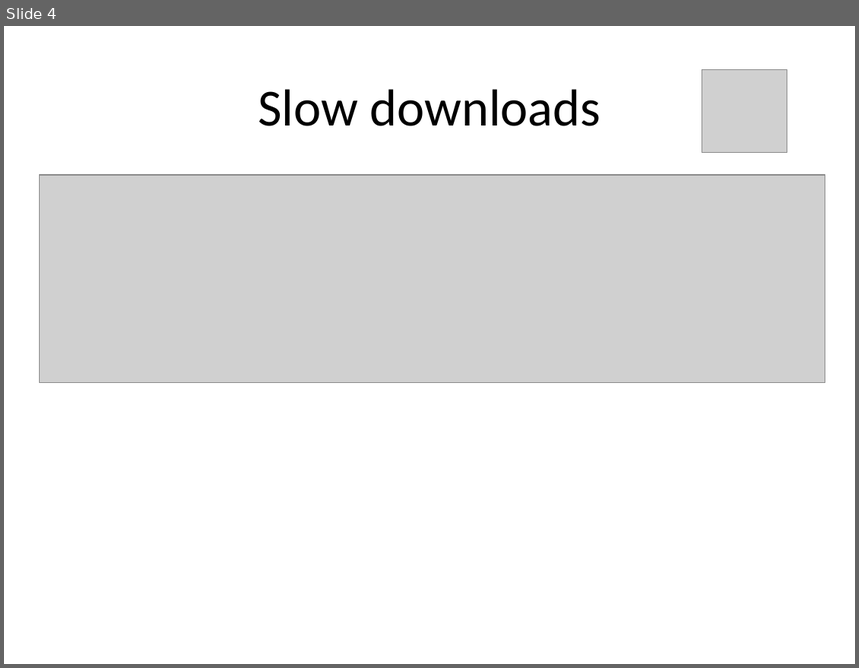
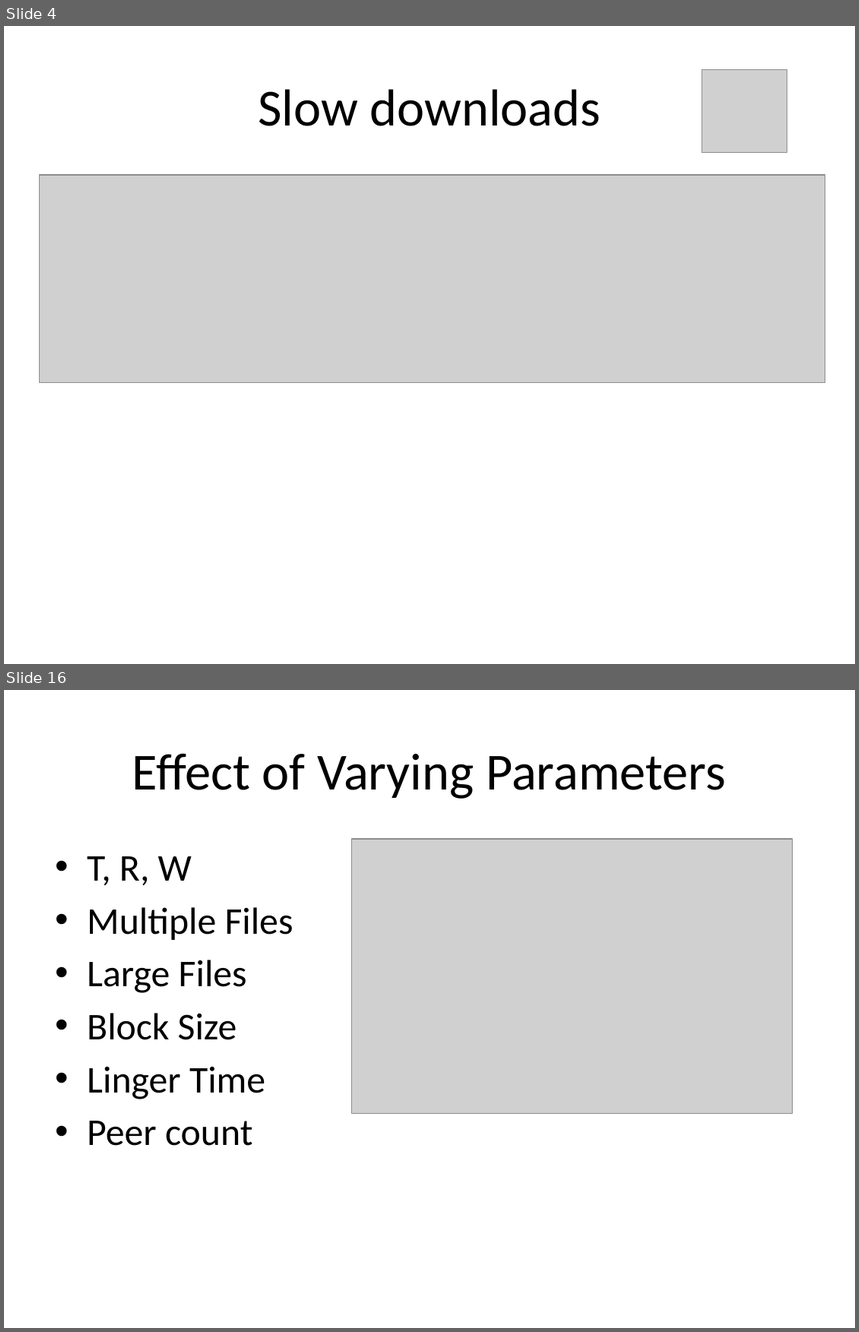
Before and after one commit to rdp/p2pwebclient, a slide deck: thesis_presentation/How to Make the Internet Faster.pptx. Shown one above the other, each under a label of ours: slide 4 before the commit, slides 4 and 16 after it; the slides between them are not shown. The pictures are 859x668 and 859x1332 pixels, drawn with LibreOffice and Linux fonts; fonts in the diff are those of the drawing; grey boxes stand for pictures. Boxes give left, top, right and bottom in pixels: in the first picture for what was removed or moved away, otherwise in the second. Text is boxed around its words. In the diff, an @@ line names an element or a change of style, - is before the commit and + after.

```diff
--- a/thesis_presentation/How to Make the Internet Faster.pptx
+++ b/thesis_presentation/How to Make the Internet Faster.pptx
@@ slide 16 added at box(4, 690, 855, 1328), background #FFFFFF @@
@@ title added at box(132, 753, 726, 799), 44 pt, text #000000 @@
+Effect of Varying Parameters
@@ picture added at box(351, 839, 792, 1114) @@
@@ text added at box(87, 856, 294, 1146), 32 pt, text #000000 @@
+• T, R, W
+• Multiple Files
+• Large Files
+• Block Size
+• Linger Time
+• Peer count
```
Also in this commit, not shown: 6 slides changed, 17 other slides added, 1 other file.
